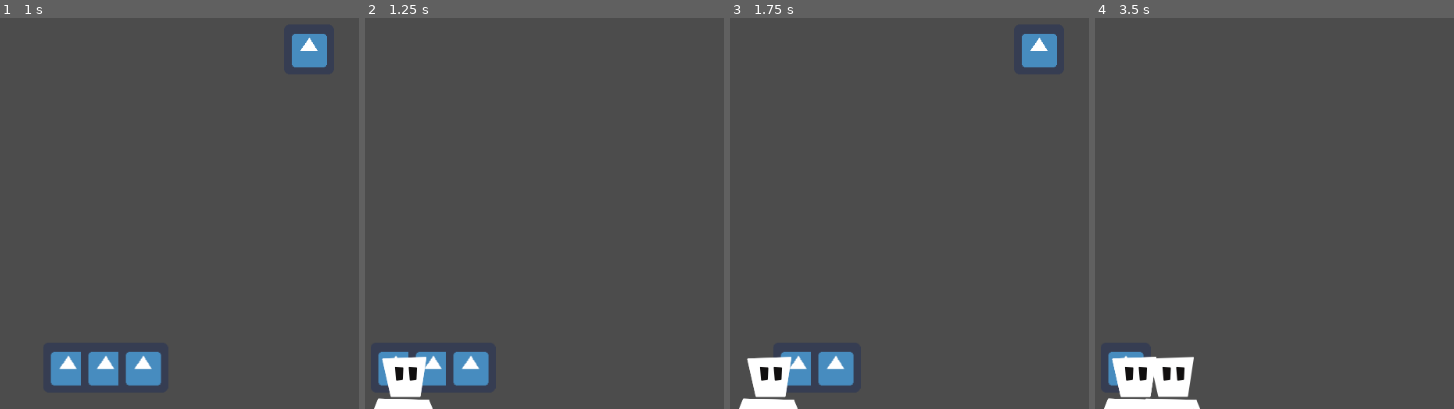
Above: before the commit, frames 1-4 (left to right).
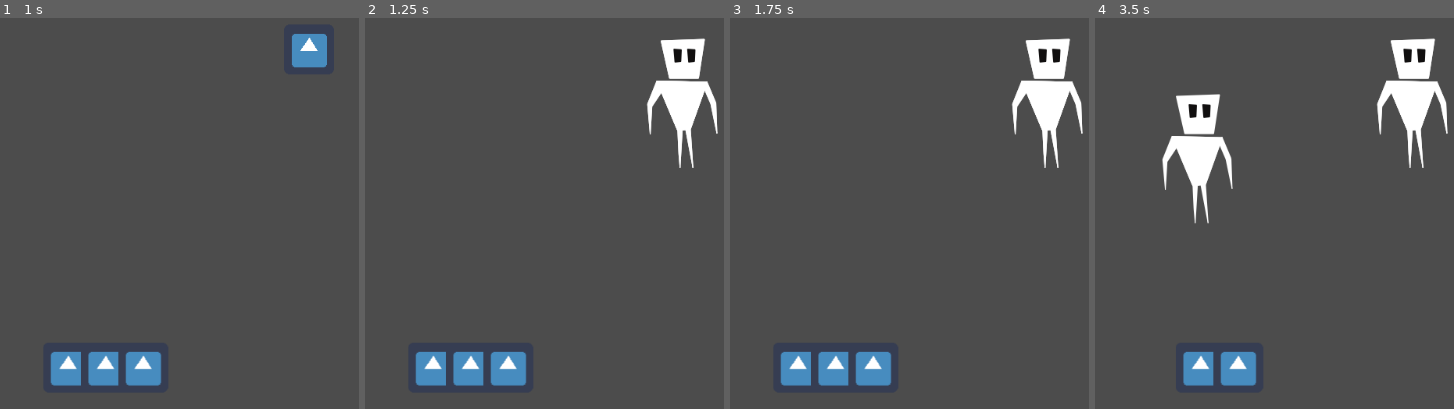
Above: after the commit, the same moments.

Repository: kneghtmare/godot-card-game
Game: Godot game, scene res://General/Game.tscn
Same seed, same stepped clock (60 frames per second), same inputs: the game is played once before the commit and once after it. The engine's default icon, where the game draws it, is replaced by a stand-in: a white triangle on a blue panel in a dark square.
Inputs (mouse positions are in pixels of both pictures, inside the frame that each line leads up to):
- Up to frame 1 (1 s): tap Enter at 0.5 s; drag from (32, 365) to (308, 49) at 0.52 s
- Up to frame 2 (1.25 s): no input
- Up to frame 3 (1.75 s): drag from (762, 365) to (1038, 49) at 1.27 s
- Up to frame 4 (3.5 s): move the mouse to (1127, 365) at 2.02 s; click (1127, 365) at 2.17 s; tap Space at 2.75 s; drag from (1163, 365) to (1188, 104) at 2.77 s

Frame 1 is identical in both runs. In frame 2, 5.7% of the frame differs, in the area x 2-99%, y 5-100%; in frame 3, 5.6%; in frame 4, 10%.

Commit message:
Added another useful function "is_children_sorted" to XChildrenSorter which returns if children are sorted

Diff:
--- a/General/DraggableCard.gd
+++ b/General/DraggableCard.gd
@@ -1,6 +1,5 @@
 class_name DraggableCard
 extends Area2D
-
 
 export (String, FILE) var card_scene_path: String
 
@@ -19,15 +18,12 @@
 	connect("area_exited", self, "_on_area_exited")
 
 
-
 func _process(delta: float) -> void:
 	if is_dragged:
 		global_position = get_global_mouse_position()
 	else: # if the player stops dragging and the we are also in play area
 		if play_area_entered:
 			play()
-		else: #if stops dragging and not in player area
-			get_parent().do_sort()
 
 
 func play():
--- a/General/XChildrenSorter.gd
+++ b/General/XChildrenSorter.gd
@@ -37,3 +37,12 @@
 
 func do_sort() -> void:
 	sort = true
+
+
+func is_children_sorted() -> bool:
+	for i in get_children().size():
+		var child = get_child(i)
+		if child.global_position != possible_positions[i]:
+			return false
+
+	return true
